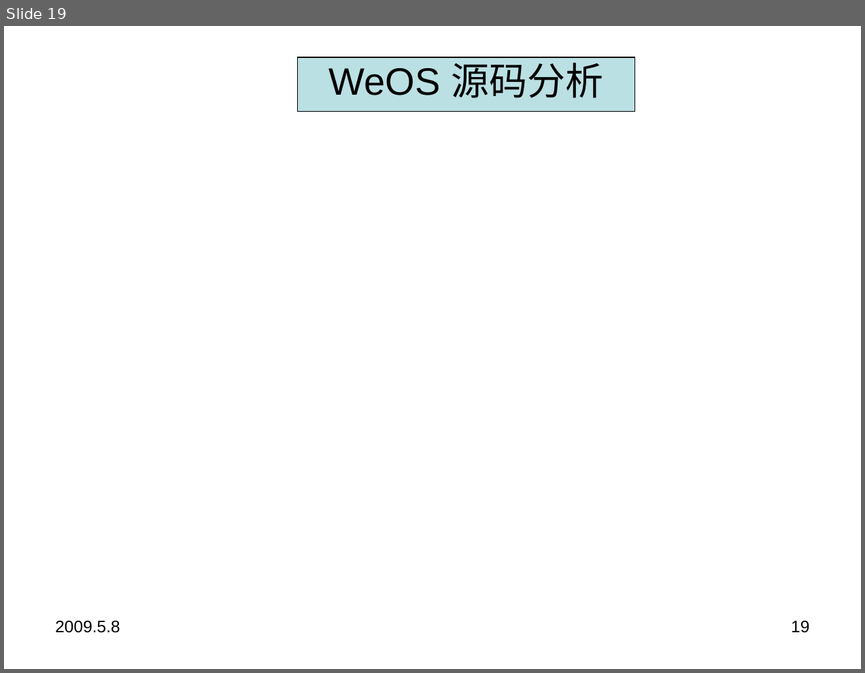
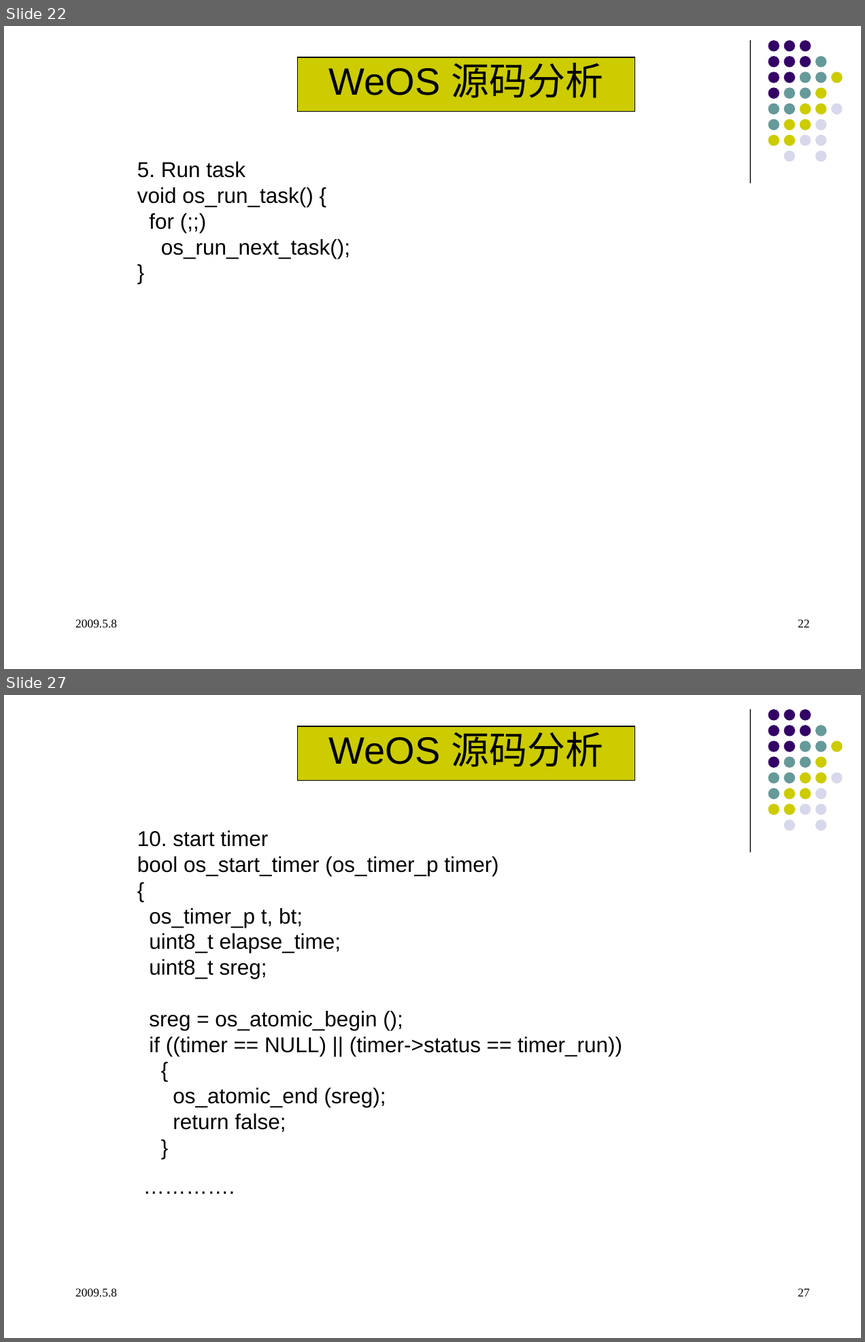
Before and after one commit to qinzb/WeOS, a slide deck: doc/weos_V0.1.ppt. Shown one above the other, each under a label of ours: slide 19 before the commit, slides 22 and 27 after it; the slides between them are not shown. The pictures are 865x673 and 865x1342 pixels, drawn with LibreOffice and Linux fonts; fonts in the diff are those of the drawing. Boxes give left, top, right and bottom in pixels: in the first picture for what was removed or moved away, otherwise in the second. Text is boxed around its words. In the diff, an @@ line names an element or a change of style, - is before the commit and + after.

```diff
--- a/doc/weos_V0.1.ppt
+++ b/doc/weos_V0.1.ppt
@@ slide 27 added at [4,695,861,1338], background #FFFFFF; not listed: 32 template elements that a slide beside it also shows @@
@@ rectangle added at [298,726,636,780], fill #CCCC00, outline #000000 0.74 pt, 32 pt, text #000000 @@
+WeOS 源码分析
@@ text added at [137,830,622,1132], 18 pt, text #000000 @@
+10. start timer
+bool os_start_timer (os_timer_p timer)
+{
+os_timer_p t, bt;
+uint8_t elapse_time;
+uint8_t sreg;
+sreg = os_atomic_begin ();
+if ((timer == NULL) || (timer->status == timer_run))
+{
+os_atomic_end (sreg);
+return false;
+}
+………….
@@ text added at [75,1288,117,1296], 10 pt, text #000000 @@
+2009.5.8
@@ page number added at [798,1288,809,1296], 10 pt, text #000000 @@
+27
@@ what was slide 19 is now slide 22 @@
@@ slide 22 changed as well @@
@@ line added from (750, 40) to (750, 183), #000000 0.74 pt @@
@@ rectangle "WeOS 源码分析" at [298,57,636,111]: fill #BBE0E3 to #CCCC00 @@
@@ text added at [137,161,350,259], 18 pt, text #000000 @@
+5. Run task
+void os_run_task() {
+for (;;)
+os_run_next_task();
+}
@@ group added at [768,40,842,161]: 31 ellipses @@
@@ text "2009.5.8" at [75,619,117,627]: size 14 to 10 pt, font Arial to Times New Roman; indent changed @@
@@ page number at [798,619,809,627]: text changed; size 14 to 10 pt; font Arial to Times New Roman @@
-19
+22
```
Also in this commit, not shown: 20 other slides changed, 9 other slides added.
